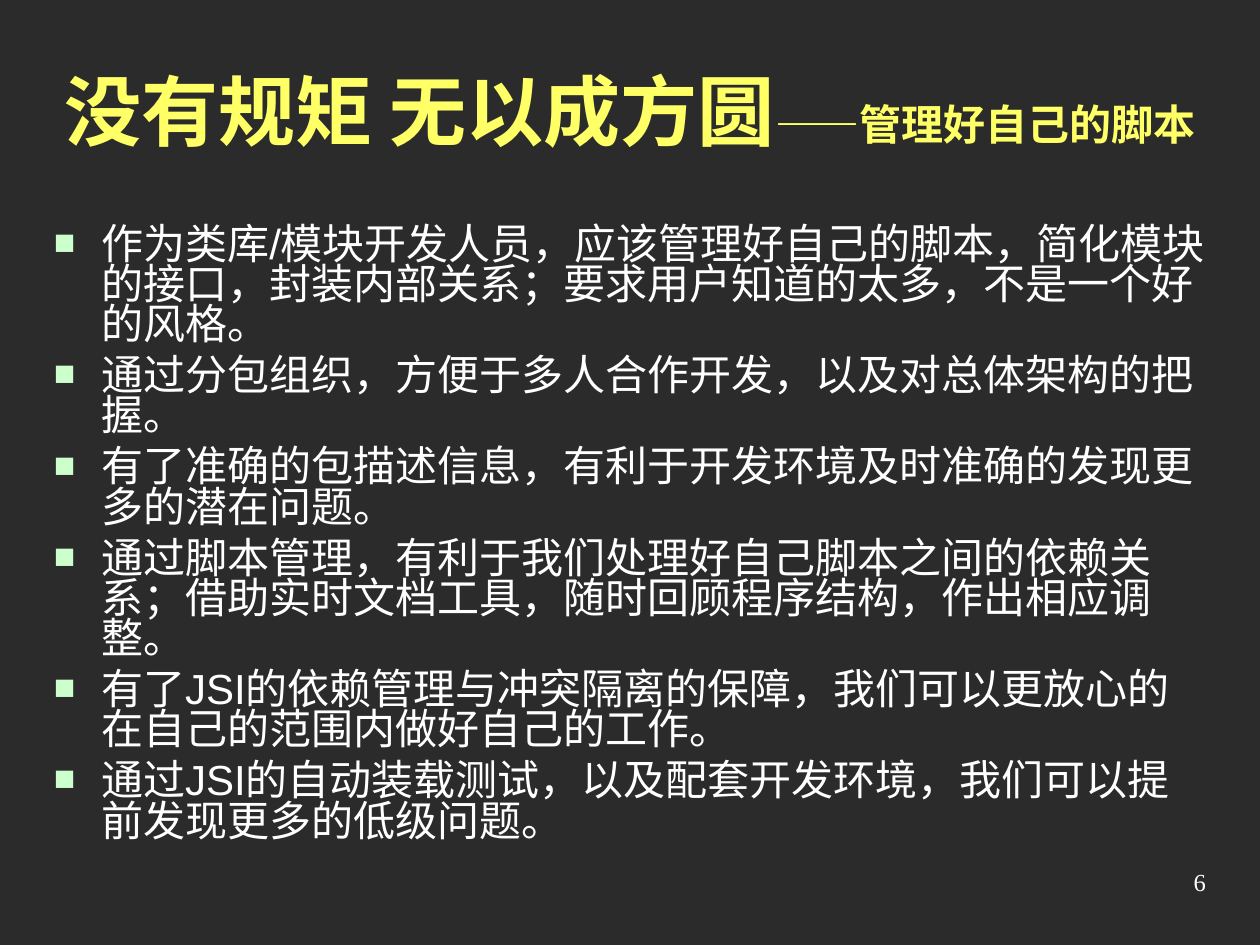
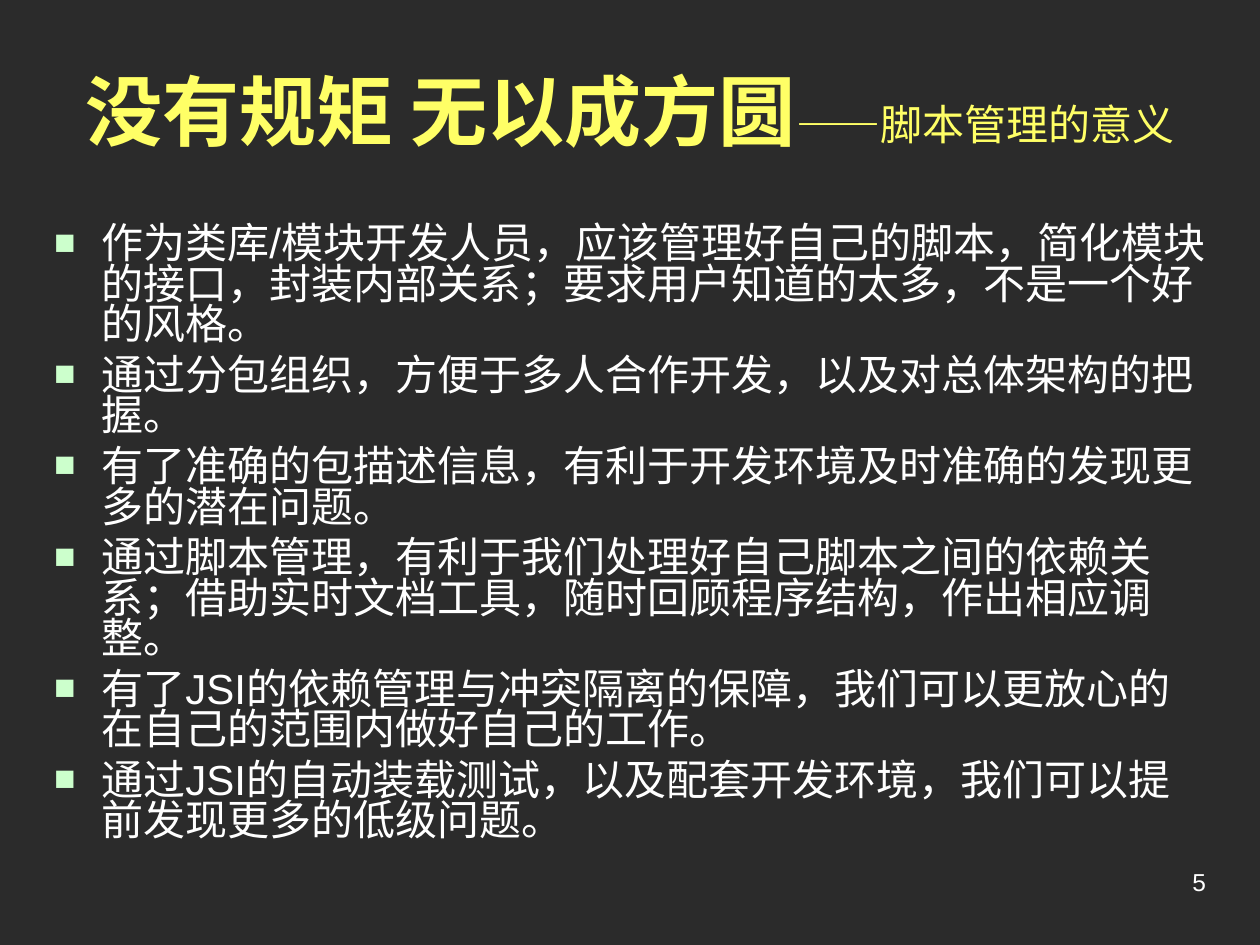
Before and after one commit to jindw/jsi, a slide deck: slide 5 of trunk/JSI2/web/doc/Preview2.ppt (slide 6 before the commit). Drawn at 1260x945 pixels with LibreOffice and Linux fonts; fonts in the diff are those of the drawing; background and template pictures are left out; a plain dark background stands for a picture behind light text. Boxes give left, top, right and bottom in pixels: in the first picture for what was removed or moved away, otherwise in the second. Text is boxed around its words. In the diff, an @@ line names an element or a change of style, - is before the commit and + after.

```diff
--- a/trunk/JSI2/web/doc/Preview2.ppt
+++ b/trunk/JSI2/web/doc/Preview2.ppt
@@ title at [85,73,1175,148]: text changed; size 24 to 44 pt @@
-没有规矩 无以成方圆——管理好自己的脚本
+没有规矩 无以成方圆——脚本管理的意义
@@ page number at [1192,874,1206,892]: text changed; font Times New Roman to Arial @@
-6
+5
```
Also in this commit, not shown: 5 other slides changed, 2 slides removed.
